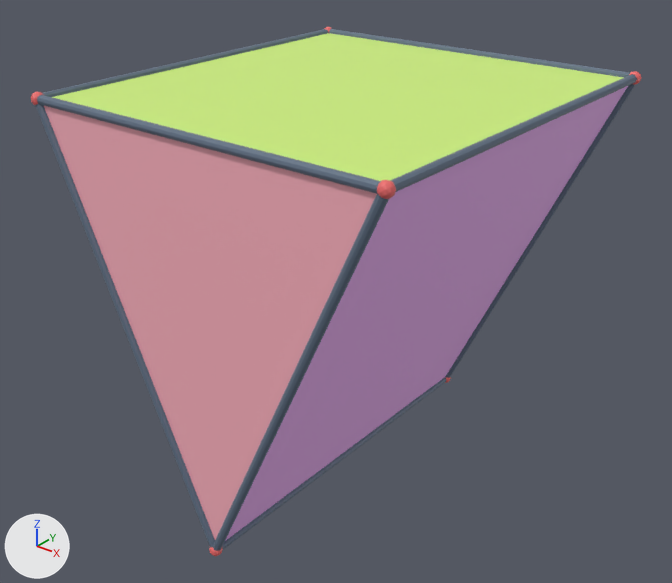
Renders of the glTF model models/langtru.glb from each side of a commit.
Before and after are seen from a camera (50 mm lens) standing at (0.971, -1.623, 0.731) and looking at (-0.015, -0.392, -0.033). The lights are fixed; the arrows at lower left show +X, +Y and +Z. The older version comes first. Where no turn or scale is listed for an object, it has been applied to the vertices.

The first picture shows 'geometry_1', 'geometry_10', 'geometry_11', 'geometry_12', 'geometry_13', 'geometry_18', 'geometry_2', 'geometry_3', 'geometry_5', 'geometry_6', 'geometry_8', 'geometry_9' and 3 more.
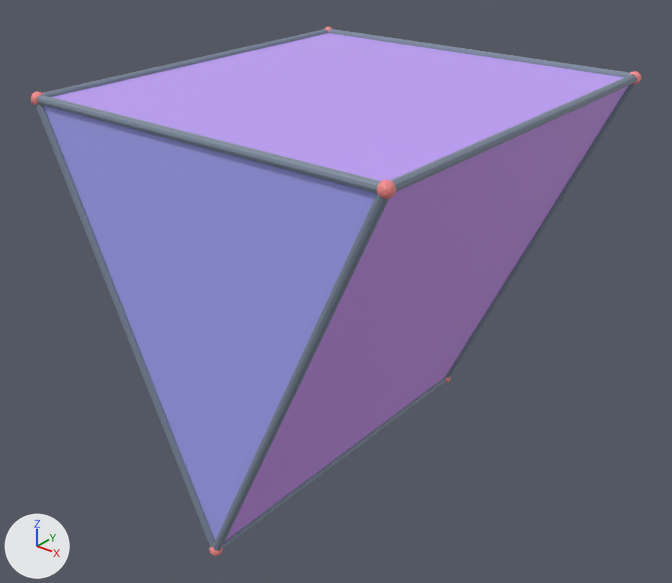
Where the change shows, as pixel boxes [x1, y1, x2, y2] in the pictures (672 x 583 px):
part 1 of me_geometry_1, recoloured (pink to blue)
    both: [44, 106, 377, 540]
part 2 of me_geometry_2, recoloured (green to purple)
    both: [52, 33, 624, 181]
part 3 of me_geometry_3, recoloured
    both: [225, 86, 628, 541]
part 4 of me_geometry_5, recoloured
    both: [329, 29, 630, 78]
part 5 of me_geometry_8, recoloured
    both: [37, 95, 381, 194]
part 6 of me_geometry_9, recoloured
    both: [213, 194, 389, 551]
part 7 of me_geometry_10, recoloured
    both: [35, 104, 215, 547]
part 8 of me_geometry_11, recoloured
    both: [43, 29, 328, 97]
part 9 of me_geometry_12, recoloured
    both: [390, 74, 637, 192]
part 10 of me_geometry_18, recoloured (red to pink)
    both: [377, 180, 396, 199]

Patch to the scene script:
```diff
--- a/models/langtru.glb.py
+++ b/models/langtru.glb.py
@@ me_geometry_1 @@
 me_geometry_1.from_pydata(...)  # 3 vertices, 1 face; spans x -0.35..0.35, y -0.75, z -0.4..0.35
+# me_geometry_1 part 1: 1 face centred in x 0.0, y -0.75, z 0.1 is repainted in the vertex colours; the middle colour goes from pink #fdb2bf to blue #a7aaf9
 me_geometry_1.materials.append(mat_defaultmaterial_001)
@@ me_geometry_2 @@
 me_geometry_2.from_pydata(...)  # 4 vertices, 2 faces; spans x -0.35..0.35, y -0.75..0.0, z 0.35
+# me_geometry_2 part 2: 2 faces centred in x -0.117..0.117, y -0.5..-0.25, z 0.35 are repainted in the vertex colours; the middle colour goes from green #d1f47e to purple #c3a2fb
 me_geometry_2.materials.append(mat_defaultmaterial_002)
@@ me_geometry_3 @@
 me_geometry_3.from_pydata(...)  # 4 vertices, 2 faces; spans x 0.0..0.35, y -0.75..0.0, z -0.4..0.35
+# me_geometry_3 part 3: 2 faces centred in x 0.117..0.233, y -0.5..-0.25, z -0.15..0.1 are repainted in the vertex colours; the middle colour goes from pink #f5b7fc to purple #d49cfb
 me_geometry_3.materials.append(mat_defaultmaterial_003)
@@ me_geometry_5 @@
 me_geometry_5.from_pydata(...)  # 22 vertices, 40 faces; spans x -0.35..0.35, y -0.008..0.008, z 0.342..0.358
+# me_geometry_5 part 4: 40 faces centred in x -0.35..0.35, y -0.007..0.007, z 0.342..0.358 are repainted in the vertex colours; the middle colour goes from blue #607084 to greyish blue #7c8a9c
 me_geometry_5.materials.append(mat_defaultmaterial_005)
@@ me_geometry_8 @@
 me_geometry_8.from_pydata(...)  # 22 vertices, 40 faces; spans x -0.35..0.35, y -0.758..-0.742, z 0.342..0.358
+# me_geometry_8 part 5: 40 faces centred in x -0.35..0.35, y -0.757..-0.743, z 0.342..0.358 are repainted in the vertex colours; the middle colour goes from blue #607084 to greyish blue #7c8a9c
 me_geometry_8.materials.append(mat_defaultmaterial_008)
@@ me_geometry_9 @@
 me_geometry_9.from_pydata(...)  # 22 vertices, 40 faces; spans x -0.007..0.357, y -0.758..-0.742, z -0.403..0.353
+# me_geometry_9 part 6: 40 faces centred in x -0.005..0.355, y -0.757..-0.743, z -0.402..0.352 are repainted in the vertex colours; the middle colour goes from blue #607084 to greyish blue #7c8a9c
 me_geometry_9.materials.append(mat_defaultmaterial_009)
@@ me_geometry_10 @@
 me_geometry_10.from_pydata(...)  # 22 vertices, 40 faces; spans x -0.357..0.007, y -0.758..-0.742, z -0.403..0.353
+# me_geometry_10 part 7: 40 faces centred in x -0.355..0.005, y -0.757..-0.743, z -0.402..0.352 are repainted in the vertex colours; the middle colour goes from blue #607084 to greyish blue #7c8a9c
 me_geometry_10.materials.append(mat_defaultmaterial_010)
@@ me_geometry_11 @@
 me_geometry_11.from_pydata(...)  # 22 vertices, 40 faces; spans x -0.358..-0.342, y -0.75..0.0, z 0.342..0.358
+# me_geometry_11 part 8: 40 faces centred in x -0.357..-0.343, y -0.75..0.0, z 0.342..0.358 are repainted in the vertex colours; the middle colour goes from blue #607084 to greyish blue #7c8a9c
 me_geometry_11.materials.append(mat_defaultmaterial_011)
@@ me_geometry_12 @@
 me_geometry_12.from_pydata(...)  # 22 vertices, 40 faces; spans x 0.342..0.358, y -0.75..0.0, z 0.342..0.358
+# me_geometry_12 part 9: 40 faces centred in x 0.343..0.357, y -0.75..0.0, z 0.342..0.358 are repainted in the vertex colours; the middle colour goes from blue #607084 to greyish blue #7c8a9c
 me_geometry_12.materials.append(mat_defaultmaterial_012)
@@ me_geometry_18 @@
 me_geometry_18.from_pydata(...)  # 42 vertices, 80 faces; spans x 0.338..0.362, y -0.762..-0.738, z 0.338..0.362
+# me_geometry_18 part 10: 80 faces centred in x 0.3394..0.3606, y -0.7606..-0.7394, z 0.3394..0.3606 are repainted in the vertex colours; the middle colour goes from red #ef6c6c to pink #f88d8d
 me_geometry_18.materials.append(mat_defaultmaterial_018)
```
